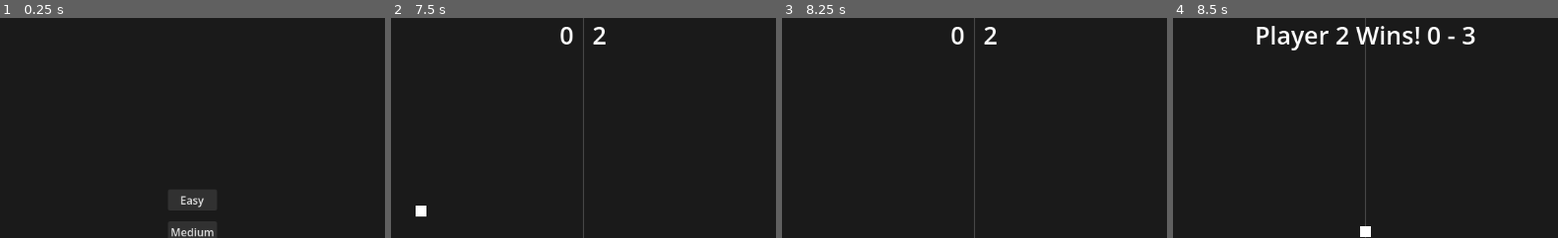
Above: before the commit, frames 1-4 (left to right).
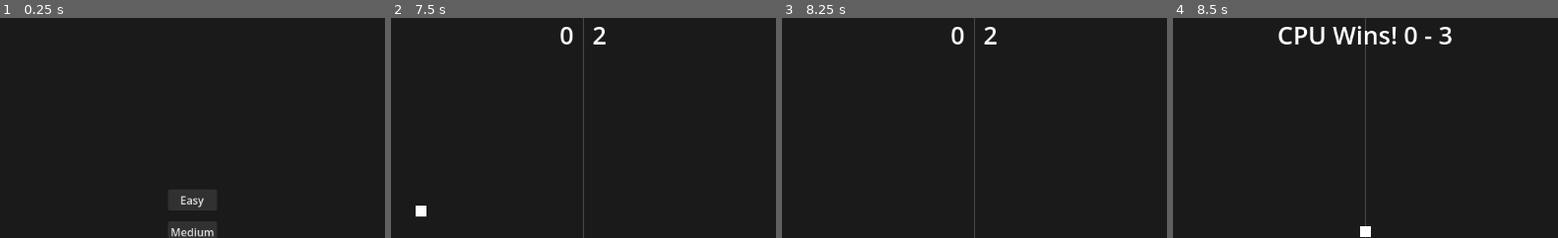
Above: after the commit, the same moments.

Repository: NewGuyAlbert/pong_1
Game: Godot game, scene res://scenes/menu/difficulty_menu.tscn
Two runs of this game, one before a commit and one after it. Both use one fixed random seed, a clock stepped at 60 frames per second and the inputs below. This scene is started directly instead of the project's main scene.
Inputs (mouse positions are % of the whole screen's width and height, from its top left):
- Up to frame 1 (0.25 s): no input
- Up to frame 2 (7.5 s): click "Easy" at 0.5 s; tap Enter at 1.25 s; move the mouse to (46, 70) at 1.27 s; hold W 1.28-2.78 s; move the mouse to (82, 65) at 2.02 s; move the mouse to (20, 35) at 2.77 s; hold S 2.78-5.03 s; move the mouse to (56, 50) at 3.52 s; move the mouse to (36, 25) at 4.27 s; move the mouse to (73, 45) at 5.02 s; hold W from 5.03 s (still down); move the mouse to (31, 55) at 5.77 s; move the mouse to (61, 28) at 6.52 s; move the mouse to (46, 70) at 7.27 s
- Up to frame 3 (8.25 s): keep holding W; move the mouse to (82, 65) at 8.02 s
- Up to frame 4 (8.5 s): keep holding W
The pictures show only the part of the screen within x 26-76%, y 2-51%; the shares and areas given below are measured in that part.

Frames 1-3 are identical in both runs. In frame 4, 2.5% of the frame differs, in the area x 21-79%, y 3-15%.

Commit message:
refactor: refactor paddle logic

Diff:
--- a/scenes/game/game.gd
+++ b/scenes/game/game.gd
@@ -15,14 +15,15 @@
 func _ready() -> void:
 	ball.scored.connect(_on_ball_scored)
 	ball.paddle_hit.connect(_on_ball_paddle_hit)
+
 	if GameSettings.ai_enabled:
-		# Pass ball reference to AI paddle for tracking
-		right_paddle._ball = ball
-		right_paddle._is_ai = true
-
-	# Set player sides for input handling
-	right_paddle._is_left_player = false
-	left_paddle._is_left_player = true
+		# PvE: left player gets W/S + arrow keys, right paddle is AI
+		left_paddle.configure(KEY_W, KEY_S, null, KEY_UP, KEY_DOWN)
+		right_paddle.configure(KEY_UP, KEY_DOWN, ball)
+	else:
+		# PvP: left player W/S, right player arrow keys
+		left_paddle.configure(KEY_W, KEY_S)
+		right_paddle.configure(KEY_UP, KEY_DOWN)
 
 
 func _on_ball_scored(player: String) -> void:
@@ -37,7 +38,7 @@
 	if score_left >= win_score:
 		winner = "Player 1"
 	elif score_right >= win_score:
-		winner = "Player 2"
+		winner = "CPU" if GameSettings.ai_enabled else "Player 2"
 
 	if winner != "":
 		score_label.text = "%s Wins! %d - %d" % [winner, score_left, score_right]
@@ -49,8 +50,8 @@
 		ball.scored_sound.play()
 
 
-func _on_ball_paddle_hit(_paddle: CharacterBody2D) -> void:
-	if GameSettings.ai_enabled:
+func _on_ball_paddle_hit(paddle: CharacterBody2D) -> void:
+	if GameSettings.ai_enabled and paddle == right_paddle:
 		right_paddle.randomize_ai_error()
 
 
--- a/scenes/paddle/paddle.gd
+++ b/scenes/paddle/paddle.gd
@@ -4,13 +4,35 @@
 
 @export var speed := 400.0
 
-var _is_ai := false  # Value set by game.gd
-var _is_left_player := false  # Value set by game.gd
-var _ball: CharacterBody2D  # Value set by game.gd
+var _is_ai := false
+var _up_key: Key = KEY_W
+var _down_key: Key = KEY_S
+var _alt_up_key: Key = KEY_NONE
+var _alt_down_key: Key = KEY_NONE
+var _ball: CharacterBody2D  # Only used by AI paddle
 var _clamp_height: float  # Needed to keep paddle within screen bounds
 
 # AI error margin: random offset so the paddle doesn't perfectly track the ball
 var _ai_error_offset := 0.0
+
+
+## Call this after adding the paddle to the scene tree to set up controls.
+## For AI paddle, pass the ball reference; for player paddles pass null.
+## Optional alt keys allow a second set of controls (e.g. arrow keys + WASD in PvE).
+func configure(
+	up_key: Key,
+	down_key: Key,
+	ball: CharacterBody2D = null,
+	alt_up_key: Key = KEY_NONE,
+	alt_down_key: Key = KEY_NONE
+) -> void:
+	_up_key = up_key
+	_down_key = down_key
+	_alt_up_key = alt_up_key
+	_alt_down_key = alt_down_key
+	if ball:
+		_ball = ball
+		_is_ai = true
 
 
 func _ready() -> void:
@@ -19,38 +41,30 @@
 
 
 func _physics_process(delta: float) -> void:
-	var direction := 0.0
+	var motion := Vector2.ZERO
 
-	# AI input and mode is pve
 	if _is_ai and GameSettings.ai_enabled:
 		if GameSettings.ai_difficulty == 0:
-			_ai_move_easy(delta)
+			motion = _ai_get_motion_easy(delta)
 		elif GameSettings.ai_difficulty == 1:
-			_ai_move_easy(delta)  # WIP
+			motion = _ai_get_motion_easy(delta)  # WIP
 		elif GameSettings.ai_difficulty == 2:
-			_ai_move_easy(delta)  # WIP
+			motion = _ai_get_motion_easy(delta)  # WIP
 	else:
-		# Player input and mode is pve
-		if _is_left_player and GameSettings.ai_enabled:
-			if Input.is_key_pressed(KEY_W) or Input.is_key_pressed(KEY_UP):
-				direction -= 1.0
-			if Input.is_key_pressed(KEY_S) or Input.is_key_pressed(KEY_DOWN):
-				direction += 1.0
-		# Left player input and mode is pvp
-		elif _is_left_player:
-			if Input.is_key_pressed(KEY_W):
-				direction -= 1.0
-			if Input.is_key_pressed(KEY_S):
-				direction += 1.0
-		# Right player input and mode is pvp
-		else:
-			if Input.is_key_pressed(KEY_UP):
-				direction -= 1.0
-			if Input.is_key_pressed(KEY_DOWN):
-				direction += 1.0
+		var direction := 0.0
+		if (
+			Input.is_key_pressed(_up_key)
+			or (_alt_up_key != KEY_NONE and Input.is_key_pressed(_alt_up_key))
+		):
+			direction -= 1.0
+		if (
+			Input.is_key_pressed(_down_key)
+			or (_alt_down_key != KEY_NONE and Input.is_key_pressed(_alt_down_key))
+		):
+			direction += 1.0
+		motion = Vector2(0, direction * speed * delta)
 
-		var motion := Vector2(0, direction * speed * delta)
-		move_and_collide(motion)
+	move_and_collide(motion)
 
 	# Keep paddle within screen bounds
 	position.y = clampf(
@@ -63,19 +77,19 @@
 	_ai_error_offset = randf_range(-AI_ERROR_RANGE, AI_ERROR_RANGE)
 
 
-func _ai_move_easy(delta: float) -> void:
-	# If ball reference is not set, do nothing.
+## Returns the AI motion vector for easy difficulty, using move_toward
+## to smoothly approach the target without overshooting.
+func _ai_get_motion_easy(delta: float) -> Vector2:
 	if _ball == null:
-		return
+		return Vector2.ZERO
 
-	var target_y = _ball.position.y + _ai_error_offset
+	var target_y := _ball.position.y + _ai_error_offset
 
 	# Track the ball 4 times slower when it's moving away from the paddle.
-	if _ball.direction.x < 0:
-		position.y = move_toward(position.y, target_y, speed / 4 * delta)
+	var tracking_speed := speed / 4.0 if _ball.direction.x < 0 else speed
 
-	# Track the ball at normal speed when it's moving towards the paddle.
-	else:
-		position.y = move_toward(position.y, target_y, speed * delta)
+	# move_toward stops exactly at the target, preventing overshoot jitter
+	var new_y := move_toward(position.y, target_y, tracking_speed * delta)
+	return Vector2(0, new_y - position.y)
 
 # TODO: Implement medium and hard AI modes.
